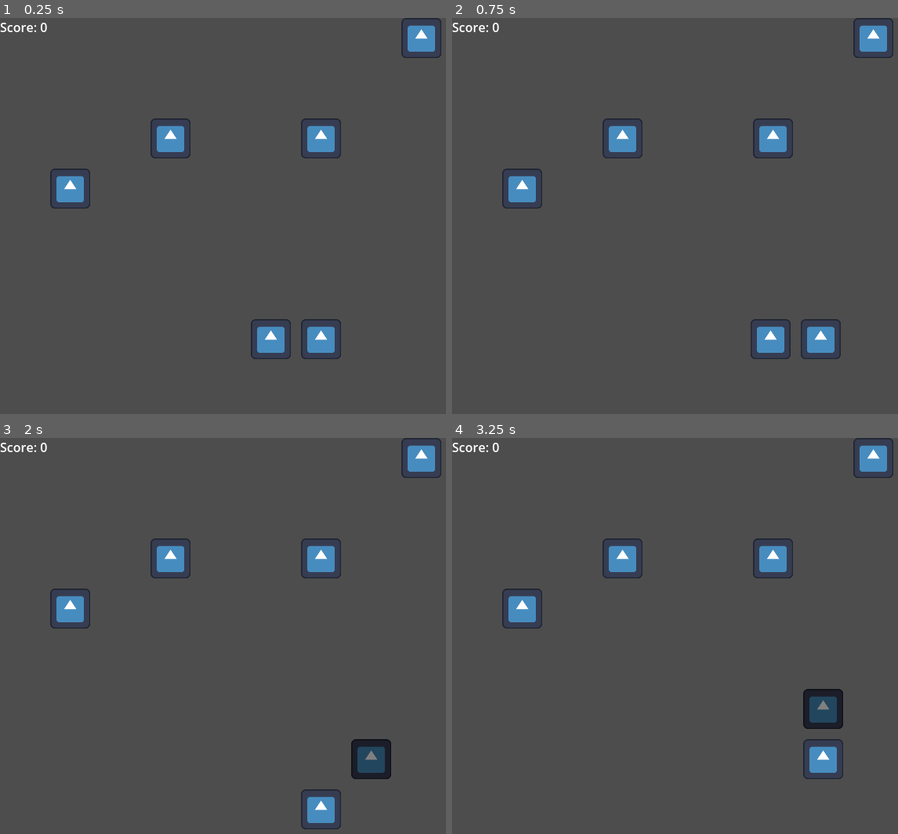
Above: before the commit, frames 1-4 (two rows, left to right).
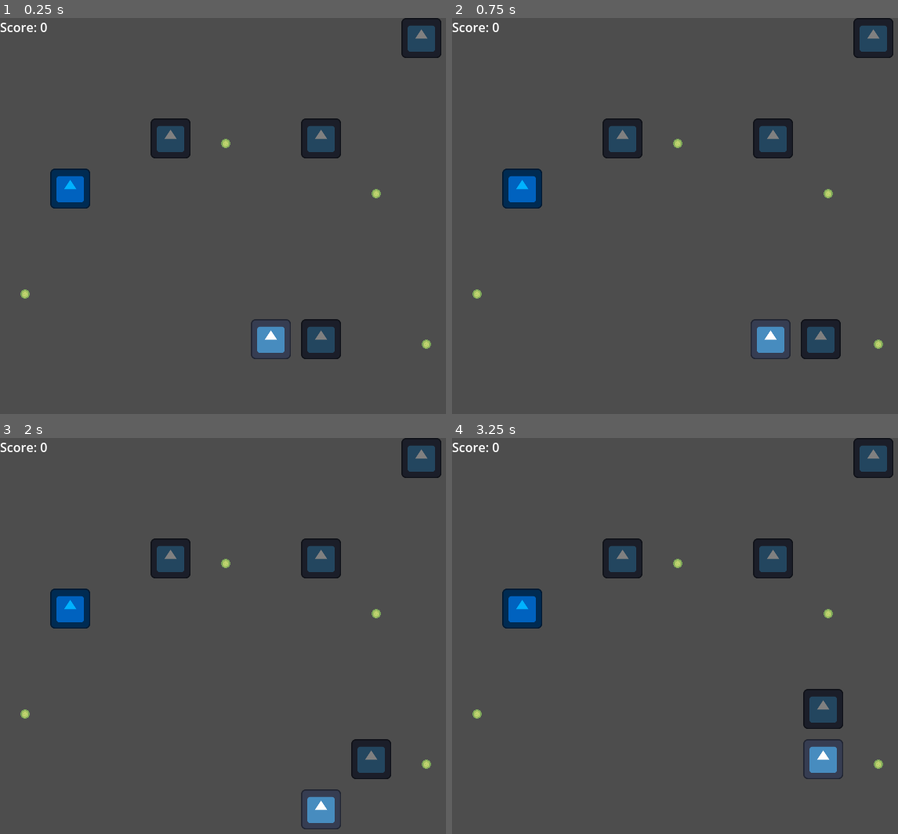
Above: after the commit, the same moments.

Repository: toLuc57/block-puzzle
Game: Godot game, scene res://scenes/main/Main.tscn
The game is run twice, just before and just after one commit, with the same random seed, the same clock (stepped at 60 frames per second) and the same inputs. The engine's default icon, where the game draws it, is replaced by a stand-in: a white triangle on a blue panel in a dark square.
Inputs:
- Up to frame 1 (0.25 s): no input
- Up to frame 2 (0.75 s): tap Enter at 0.5 s; hold Right (right) from 0.53 s (still down)
- Up to frame 3 (2 s): tap Space at 1.25 s; release Right (right) at 1.28 s; hold Down (down) from 1.28 s (still down)
- Up to frame 4 (3.25 s): tap Enter at 2 s; release Down (down) at 2.03 s; hold Right (right) 2.03-2.78 s; tap Space at 2.75 s; hold Up (up) from 2.78 s (still down)

The runs differ from the first frame. In frame 1, 4.6% of the frame differs, in the area x 4-99%, y 0-87%; in frame 2, 4.6%; in frame 3, 3.7%; in frame 4, 3.7%.

Commit message:
docs: Viết đặc tả, yêu cầu cho tính năng "Hệ thống UI và Đánh bóng giao diện". Viết `README.md` hướng dẫn quy trình làm việc với Spec-Kit để người làm tham khảo

Diff:
--- a/scenes/main/Main.gd
+++ b/scenes/main/Main.gd
@@ -42,12 +42,11 @@
 	for target_pos in state.targets:
 		grid_logic.set_cell(target_pos, GridLogic.CellType.TARGET)
 		# Set tile index 0 for target marker (X)
-		target_layer.set_cell(target_pos, 0, Vector2i(0, 0))
+		target_layer.set_cell(target_pos, 0, Vector2i(2, 4))
 
 	# Spawn Blocks
 	for b_data in state.blocks:
 		var block = block_scene.instantiate()
-		grid_container.add_child(block)
 
 		block.grid_logic = grid_logic
 		block.grid_pos = b_data.pos
@@ -59,13 +58,15 @@
 			block.data = ice_block_res
 
 		grid_logic.blocks[b_data.pos] = block
+		grid_container.add_child(block)
 
 	# Spawn Player
 	var player = player_scene.instantiate()
-	grid_container.add_child(player)
+
 	player.grid_logic = grid_logic
 	player.grid_pos = state.player_pos
 	player.position = Vector2(state.player_pos) * player.cell_size
+	grid_container.add_child(player)
 
 func _on_win():
 	win_label.show()
--- a/scenes/main/Main.tscn
+++ b/scenes/main/Main.tscn
@@ -1,19 +1,99 @@
-[gd_scene load_steps=3 format=3 uid="uid://main_scene"]
+[gd_scene format=3 uid="uid://cddxum84e58nu"]
 
-[ext_resource type="Script" path="res://scenes/main/Main.gd" id="1_script"]
+[ext_resource type="Script" uid="uid://dbrata01fiwh1" path="res://scenes/main/Main.gd" id="1_script"]
+[ext_resource type="Texture2D" uid="uid://6qrqmh3jb2jk" path="res://art/Grass.png" id="2_nha0i"]
 
-[node name="Main" type="Node2D"]
+[sub_resource type="TileSetAtlasSource" id="TileSetAtlasSource_q24mn"]
+texture = ExtResource("2_nha0i")
+0:0/0 = 0
+1:0/0 = 0
+2:0/0 = 0
+3:0/0 = 0
+4:0/0 = 0
+5:0/0 = 0
+6:0/0 = 0
+7:0/0 = 0
+8:0/0 = 0
+9:0/0 = 0
+0:1/0 = 0
+1:1/0 = 0
+2:1/0 = 0
+3:1/0 = 0
+4:1/0 = 0
+5:1/0 = 0
+6:1/0 = 0
+7:1/0 = 0
+8:1/0 = 0
+9:1/0 = 0
+0:2/0 = 0
+1:2/0 = 0
+2:2/0 = 0
+3:2/0 = 0
+4:2/0 = 0
+5:2/0 = 0
+6:2/0 = 0
+7:2/0 = 0
+8:2/0 = 0
+9:2/0 = 0
+10:2/0 = 0
+0:3/0 = 0
+1:3/0 = 0
+2:3/0 = 0
+3:3/0 = 0
+4:3/0 = 0
+5:3/0 = 0
+6:3/0 = 0
+7:3/0 = 0
+8:3/0 = 0
+9:3/0 = 0
+10:3/0 = 0
+0:4/0 = 0
+1:4/0 = 0
+2:4/0 = 0
+3:4/0 = 0
+4:4/0 = 0
+5:4/0 = 0
+6:4/0 = 0
+7:4/0 = 0
+8:4/0 = 0
+9:4/0 = 0
+0:5/0 = 0
+1:5/0 = 0
+2:5/0 = 0
+3:5/0 = 0
+4:5/0 = 0
+5:5/0 = 0
+6:5/0 = 0
+7:5/0 = 0
+8:5/0 = 0
+9:5/0 = 0
+0:6/0 = 0
+1:6/0 = 0
+2:6/0 = 0
+3:6/0 = 0
+4:6/0 = 0
+5:6/0 = 0
+6:6/0 = 0
+7:6/0 = 0
+8:6/0 = 0
+
+[sub_resource type="TileSet" id="TileSet_gyg6b"]
+tile_size = Vector2i(64, 64)
+sources/0 = SubResource("TileSetAtlasSource_q24mn")
+
+[node name="Main" type="Node2D" unique_id=497859903]
 script = ExtResource("1_script")
 
-[node name="TargetLayer" type="TileMapLayer" parent="."]
+[node name="TargetLayer" type="TileMapLayer" parent="." unique_id=1256133385]
+unique_name_in_owner = true
+tile_set = SubResource("TileSet_gyg6b")
+
+[node name="GridContainer" type="Node2D" parent="." unique_id=1833192775]
 unique_name_in_owner = true
 
-[node name="GridContainer" type="Node2D" parent="."]
-unique_name_in_owner = true
+[node name="HUD" type="CanvasLayer" parent="." unique_id=552823926]
 
-[node name="HUD" type="CanvasLayer" parent="."]
-
-[node name="Control" type="Control" parent="HUD"]
+[node name="Control" type="Control" parent="HUD" unique_id=400912869]
 layout_mode = 3
 anchors_preset = 15
 anchor_right = 1.0
@@ -21,13 +101,13 @@
 grow_horizontal = 2
 grow_vertical = 2
 
-[node name="ScoreLabel" type="Label" parent="HUD/Control"]
+[node name="ScoreLabel" type="Label" parent="HUD/Control" unique_id=1539544789]
 layout_mode = 0
 offset_right = 40.0
 offset_bottom = 23.0
 text = "Score: 0"
 
-[node name="WinLabel" type="Label" parent="HUD/Control"]
+[node name="WinLabel" type="Label" parent="HUD/Control" unique_id=1952225611]
 visible = false
 layout_mode = 1
 anchors_preset = 8
Not shown, changed: .specify/feature.json
Binary file added: art/Grass.png
Not shown, added: art/Grass.png.import
Not shown, added: README.md
Not shown, added: specs/002-ui-hud-polish/checklists/requirements.md
Not shown, added: specs/002-ui-hud-polish/spec.md
